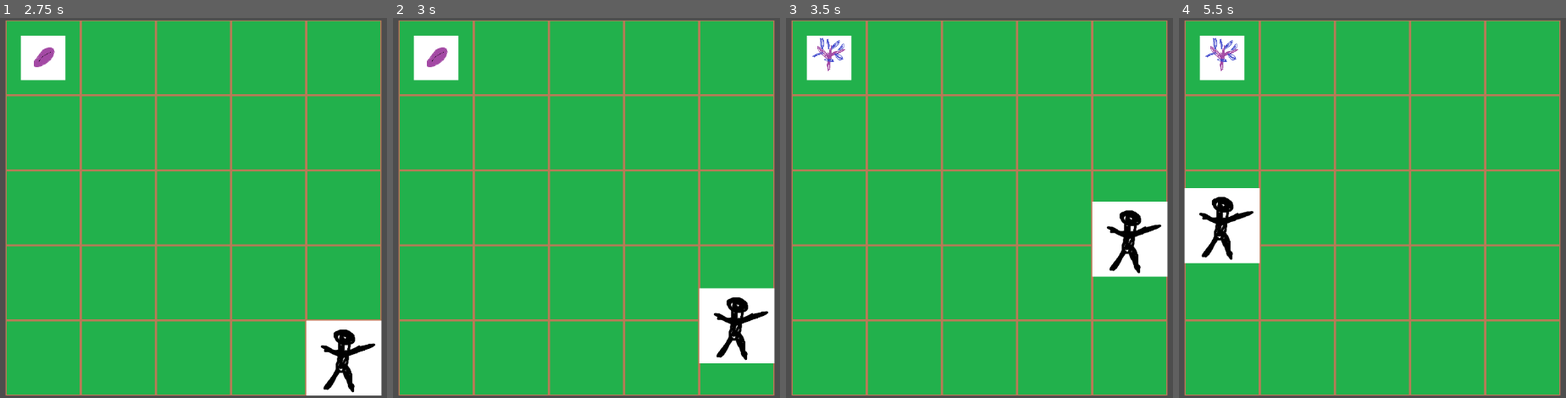
Above: before the commit, frames 1-4 (left to right).
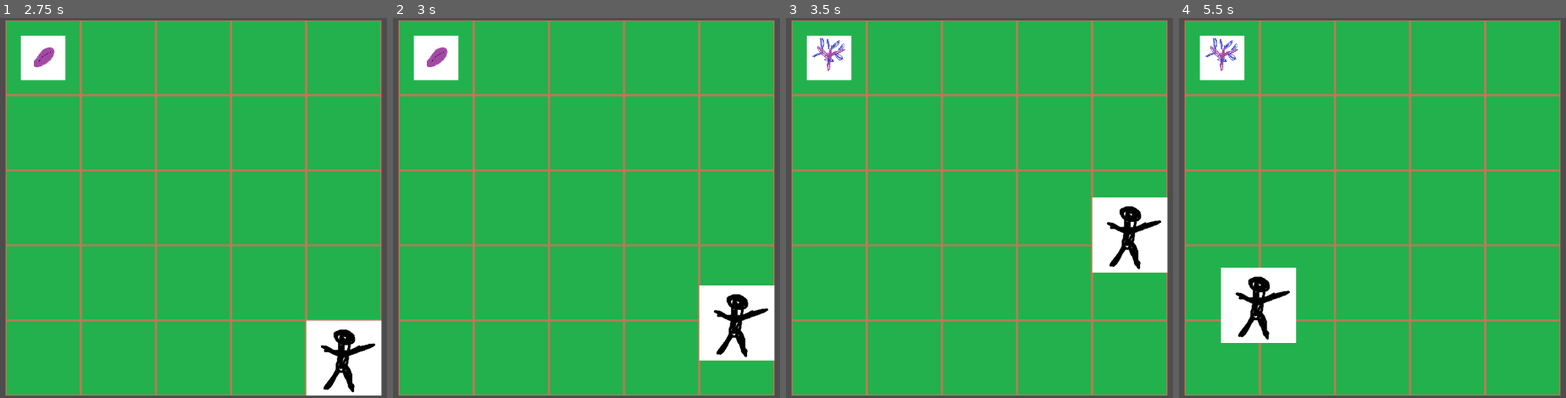
Above: after the commit, the same moments.

Repository: JuliuszMaretzky/Deptacz
Game: Godot game, scene res://_scenes/main.tscn
Two runs of this game, one before a commit and one after it. Both use one fixed random seed, a clock stepped at 60 frames per second and the inputs below. The project has no main scene, so this scene is started directly.
Inputs:
- Up to frame 1 (2.75 s): tap Enter at 0.5, 2 s; hold D (moveRight) 0.53-1.28 s; tap Space at 1.25 s; hold S (moveDown) 1.28-2.03 s; hold D (moveRight) from 2.03 s (still down)
- Up to frame 2 (3 s): tap Space at 2.75 s; release D (moveRight) at 2.78 s; hold W (moveUp) from 2.78 s (still down)
- Up to frame 3 (3.5 s): keep holding W (moveUp)
- Up to frame 4 (5.5 s): release W (moveUp) at 3.53 s; hold Left (moveLeft) 3.53-5.03 s; hold S (moveDown) from 5.03 s (still down)

Frame 1 is identical in both runs. In frame 2, 0.9% of the frame differs, in the area x 78-99%, y 70-91%; in frame 3, 1.1%; in frame 4, 7.8%, in the area x 1-31%, y 44-86%.

Commit message:
gardener can move freely on garden

Diff:
--- a/Deptacz/_scripts/gardener.gd
+++ b/Deptacz/_scripts/gardener.gd
@@ -14,26 +14,35 @@
 	moveGardener(delta)
 
 func moveGardener(delta):
-	var actualTilePosition = game_manager.lawn[actualTileCoords.x][actualTileCoords.y].position
+	#var actualTilePosition = game_manager.lawn[actualTileCoords.x][actualTileCoords.y].position
+	#if (actualTilePosition - position).length() < 3:
+		#direction = Vector2.ZERO
+		#position = actualTilePosition
+	direction = Vector2.ZERO
+	if Input.is_action_pressed("moveUp"):
+			#if actualTileCoords.y > 0:
+				#actualTileCoords.y -= 1
+		direction += Vector2(0, -1)
+	if Input.is_action_pressed("moveDown"):
+			#if actualTileCoords.y < game_manager.lawnHeight-1:
+				#actualTileCoords.y += 1
+		direction += Vector2(0, 1)
+	if Input.is_action_pressed("moveLeft"):
+			#if actualTileCoords.x > 0:
+				#actualTileCoords.x -= 1
+		direction += Vector2(-1, 0)
+	if Input.is_action_pressed("moveRight"):
+			#if actualTileCoords.x < game_manager.lawnWidth-1:
+				#actualTileCoords.x += 1
+		direction += Vector2(1, 0)
+
+	#direction = direction.normalized()
 	translate(direction * speed * delta)
-	if (actualTilePosition - position).length() < 3:
-		direction = Vector2.ZERO
-		position = actualTilePosition
-
-	if direction == Vector2.ZERO:
-		if Input.is_action_pressed("moveUp"):
-			if actualTileCoords.y > 0:
-				actualTileCoords.y -= 1
-				direction += Vector2(0, -1)
-		elif Input.is_action_pressed("moveDown"):
-			if actualTileCoords.y < game_manager.lawnHeight-1:
-				actualTileCoords.y += 1
-				direction += Vector2(0, 1)
-		elif Input.is_action_pressed("moveLeft"):
-			if actualTileCoords.x > 0:
-				actualTileCoords.x -= 1
-				direction += Vector2(-1, 0)
-		elif Input.is_action_pressed("moveRight"):
-			if actualTileCoords.x < game_manager.lawnWidth-1:
-				actualTileCoords.x += 1
-				direction += Vector2(1, 0)
+	if position.x > game_manager.lawn[game_manager.lawnWidth-1][0].position.x:
+		position.x = game_manager.lawn[game_manager.lawnWidth-1][0].position.x
+	if position.x < game_manager.lawn[0][0].position.x:
+		position.x = game_manager.lawn[0][0].position.x
+	if position.y > game_manager.lawn[0][game_manager.lawnHeight-1].position.y:
+		position.y = game_manager.lawn[0][game_manager.lawnHeight-1].position.y
+	if position.y < game_manager.lawn[0][0].position.y:
+		position.y = game_manager.lawn[0][0].position.y
